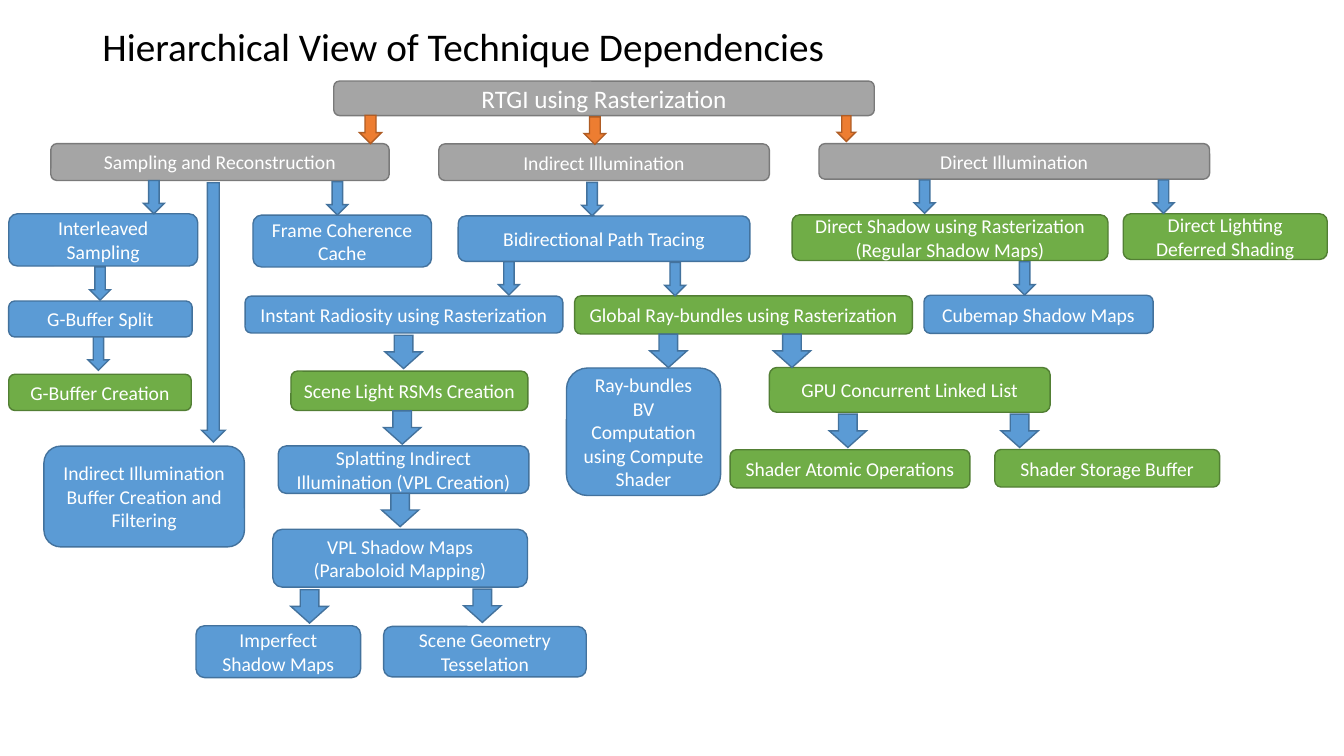
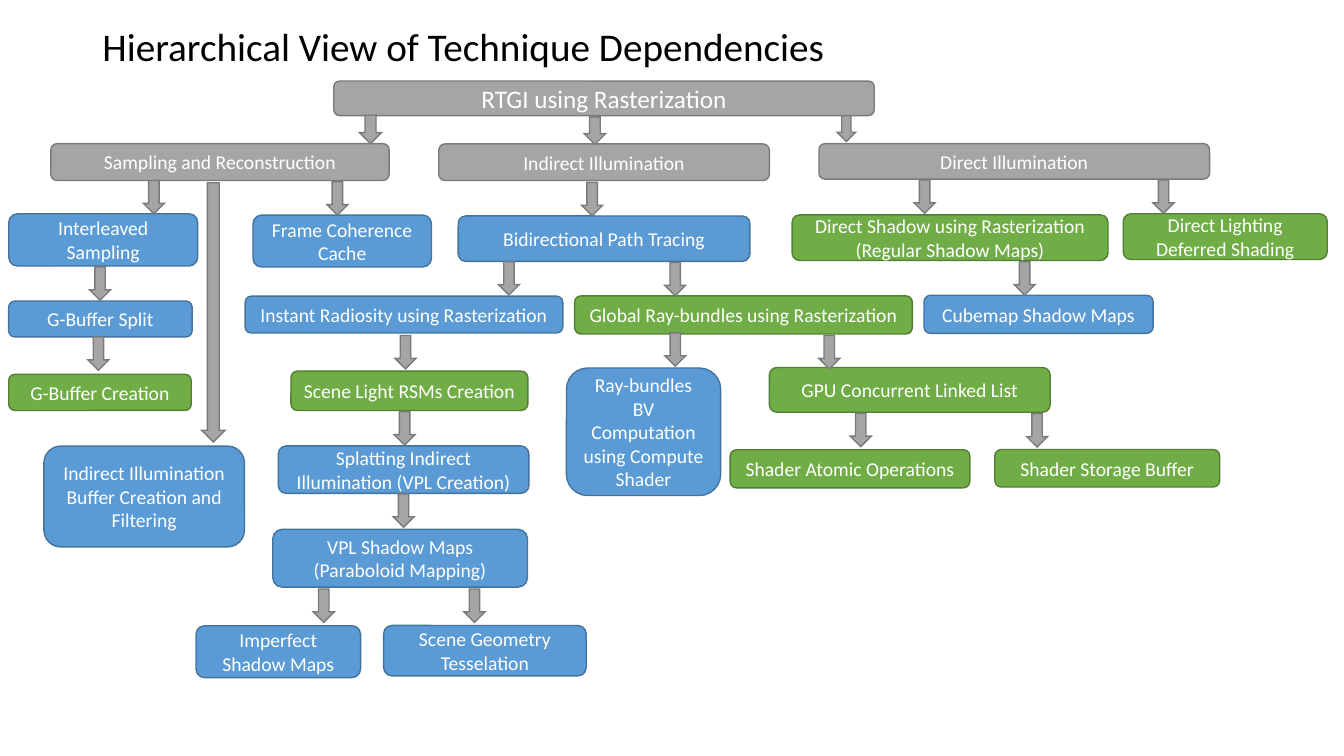
Before and after one commit to jazzboysc/RTGI, a slide deck: slide 3 of Docs/RTGI using rasterization.pptx. Drawn at 1344x756 pixels with LibreOffice and Linux fonts; fonts in the diff are those of the drawing. Boxes give left, top, right and bottom in pixels: in the first picture for what was removed or moved away, otherwise in the second. Text is boxed around its words. In the diff, an @@ line names an element or a change of style, - is before the commit and + after.

```diff
--- a/Docs/RTGI using rasterization.pptx
+++ b/Docs/RTGI using rasterization.pptx
@@ fill #ED7D31 to #A5A5A5; outline #AF5C24 1 pt to #7A7A7A 1 pt in 3 elements at <box>584,117,605,144</box>, <box>360,115,382,143</box>, <box>838,116,856,141</box> @@
@@ down arrow: place and size @@
-down arrow at <box>385,336,422,369</box>
+down arrow at <box>395,336,416,369</box>
@@ down arrow: place and size @@
-down arrow at <box>650,335,688,368</box>
+down arrow at <box>665,333,687,366</box>
@@ fill #5B9BD5 to #A5A5A5; outline #43739E 1 pt to #7A7A7A 1 pt in 20 elements at <box>143,180,164,214</box>, <box>202,182,225,442</box>, <box>327,181,348,215</box>, <box>582,182,603,216</box>, <box>914,180,936,214</box>, <box>1153,180,1175,214</box>, <box>90,267,111,300</box>, <box>88,337,109,370</box>, <box>499,262,520,295</box>, <box>665,262,687,295</box>, <box>1014,262,1035,295</box>, <box>395,336,416,369</box>, <box>394,412,415,446</box>, <box>393,494,414,527</box>, <box>464,589,485,622</box>, <box>665,333,687,366</box>, <box>851,413,872,447</box>, <box>314,589,335,622</box>, <box>1027,413,1049,447</box>, <box>819,336,840,369</box> @@
@@ down arrow: place and size @@
-down arrow at <box>773,335,811,368</box>
+down arrow at <box>819,336,840,369</box>
@@ down arrow: place and size @@
-down arrow at <box>384,411,421,445</box>
+down arrow at <box>394,412,415,446</box>
@@ down arrow: place and size @@
-down arrow at <box>830,414,867,448</box>
+down arrow at <box>851,413,872,447</box>
@@ down arrow: place and size @@
-down arrow at <box>1001,414,1038,448</box>
+down arrow at <box>1027,413,1049,447</box>
@@ down arrow: place and size @@
-down arrow at <box>382,493,419,526</box>
+down arrow at <box>393,494,414,527</box>
@@ down arrow: place and size @@
-down arrow at <box>291,590,329,623</box>
+down arrow at <box>314,589,335,622</box>
@@ down arrow: place and size @@
-down arrow at <box>464,589,501,622</box>
+down arrow at <box>464,589,485,622</box>
```
Also in this commit, not shown: 1 other file.
